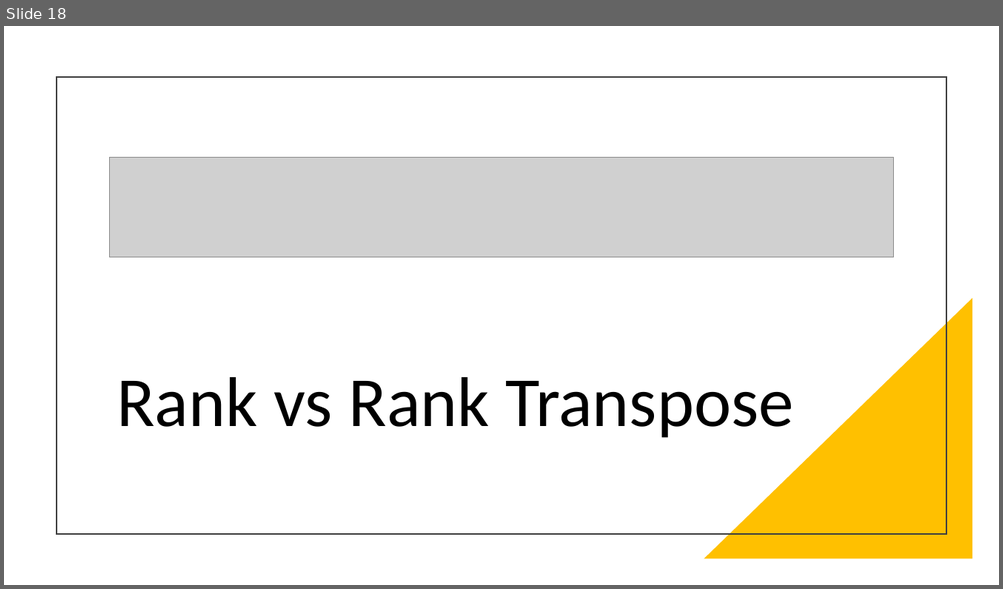
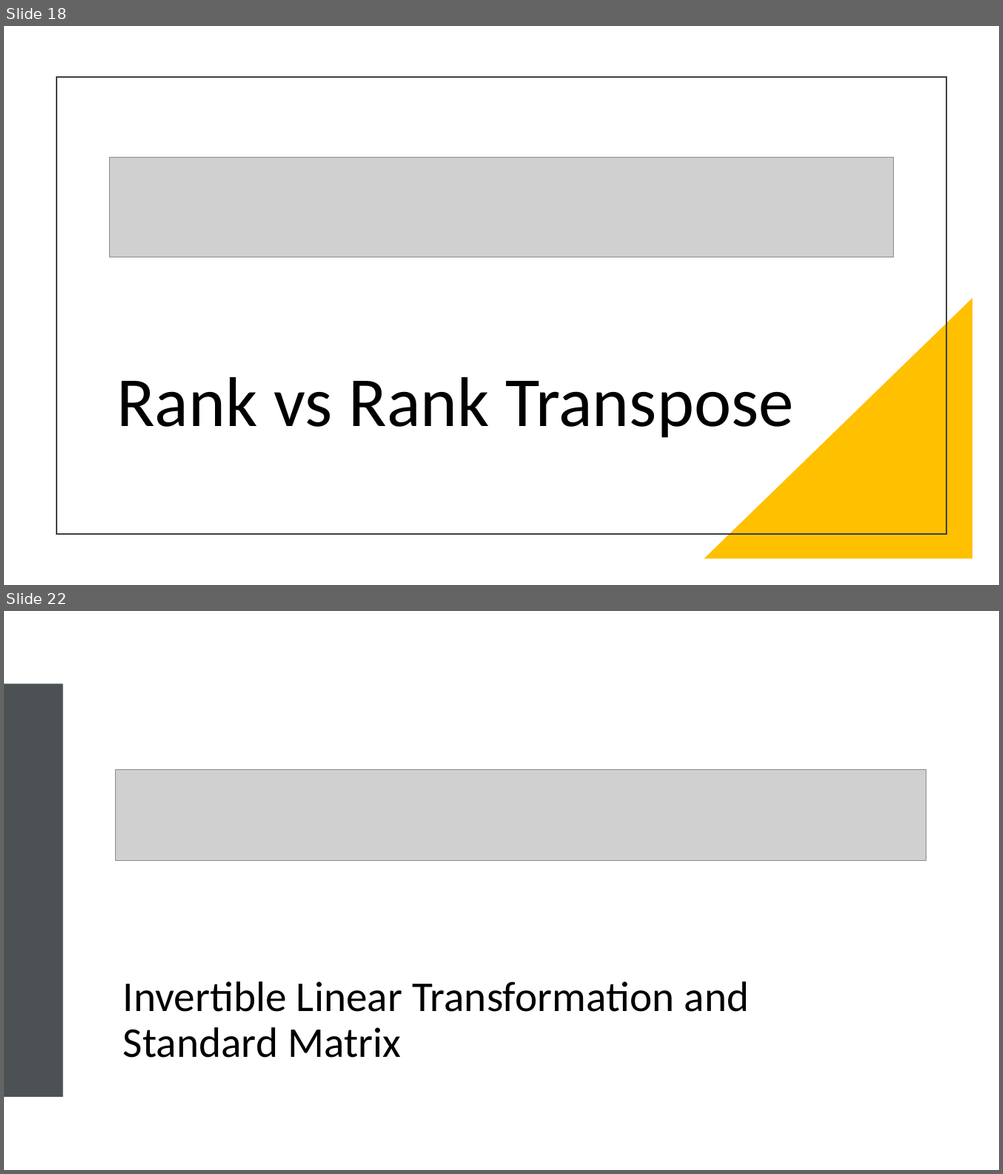
Before and after one commit to Jeffchen54/Linear-Definitions-and-Theorems, a slide deck: Unit 3-4 Theorems.pptx. Shown one above the other, each under a label of ours: slide 18 before the commit, slides 18 and 22 after it; the slides between them are not shown. The pictures are 1003x589 and 1003x1174 pixels, drawn with LibreOffice and Linux fonts; fonts in the diff are those of the drawing; grey boxes stand for pictures. Boxes give left, top, right and bottom in pixels: in the first picture for what was removed or moved away, otherwise in the second. Text is boxed around its words. In the diff, an @@ line names an element or a change of style, - is before the commit and + after.

```diff
--- a/Unit 3-4 Theorems.pptx
+++ b/Unit 3-4 Theorems.pptx
@@ slide 22 added at bbox=[4, 611, 999, 1170], background #FFFFFF @@
@@ rectangle added at bbox=[4, 684, 63, 1097], fill #4C5254 @@
@@ picture added at bbox=[115, 769, 925, 860] @@
@@ title added at bbox=[123, 982, 749, 1058], 41 pt, text #000000 @@
+Invertible Linear Transformation and Standard Matrix
```
Also in this commit, not shown: 6 other slides added, 1 other file.
